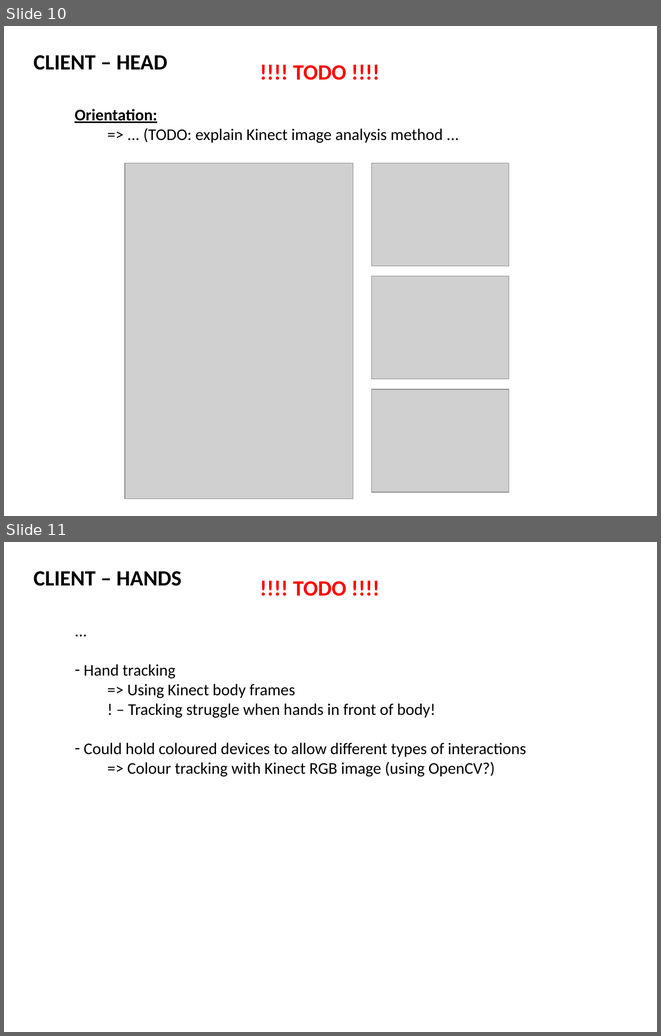
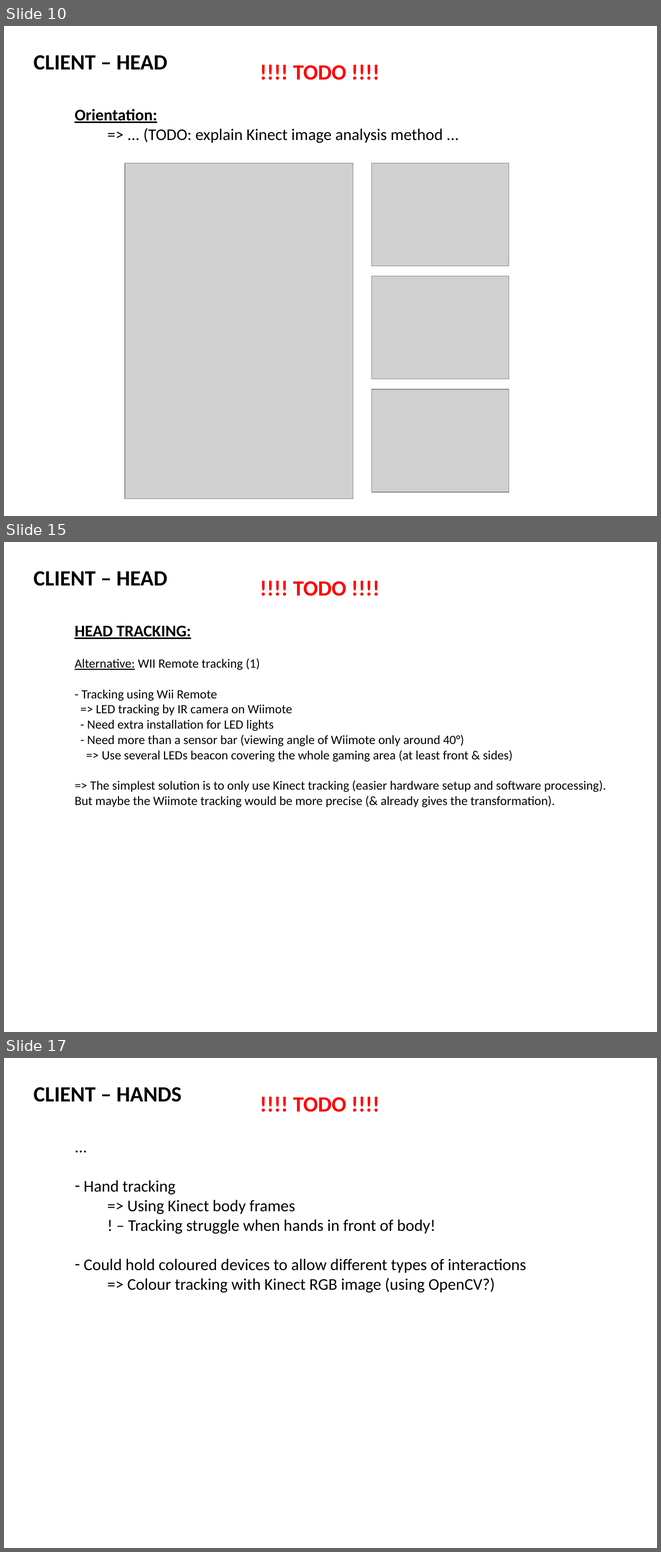
Before and after one commit to 2-REC/unity-kinect-xr, a slide deck: docs/KINECT_AR_2.pptx. Shown one above the other, each under a label of ours: slides 10 and 11 before the commit, slides 10, 15 and 17 after it; the slides between them are not shown. The pictures are 661x1036 and 661x1552 pixels, drawn with LibreOffice and Linux fonts; fonts in the diff are those of the drawing; grey boxes stand for pictures. Boxes give left, top, right and bottom in pixels: in the first picture for what was removed or moved away, otherwise in the second. Text is boxed around its words. In the diff, an @@ line names an element or a change of style, - is before the commit and + after.

Commit message:
Added 'HEAD TRACKING' info in PPT

```diff
--- a/docs/KINECT_AR_2.pptx
+++ b/docs/KINECT_AR_2.pptx
@@ slide 15 added at box(4, 542, 657, 1032), background #FFFFFF @@
@@ text added at box(34, 571, 167, 586), 24 pt, text #000000, bold @@
+CLIENT – HEAD
@@ text added at box(293, 581, 346, 596), 24 pt, text #FF0000, bold @@
+!!!! TODO !!!!
@@ text added at box(74, 625, 606, 807), 14 pt, text #000000 @@
+HEAD TRACKING:
+Alternative: WII Remote tracking (1)
+- Tracking using Wii Remote
+=> LED tracking by IR camera on Wiimote
+- Need extra installation for LED lights
+- Need more than a sensor bar (viewing angle of Wiimote only around 40°)
+=> Use several LEDs beacon covering the whole gaming area (at least front & sides)
+=> The simplest solution is to only use Kinect tracking (easier hardware setup and software processing).
+But maybe the Wiimote tracking would be more precise (& already gives the transformation).
@@ what was slide 11 is now slide 17 @@
```
Also in this commit, not shown: 5 other slides added, 1 other file.
